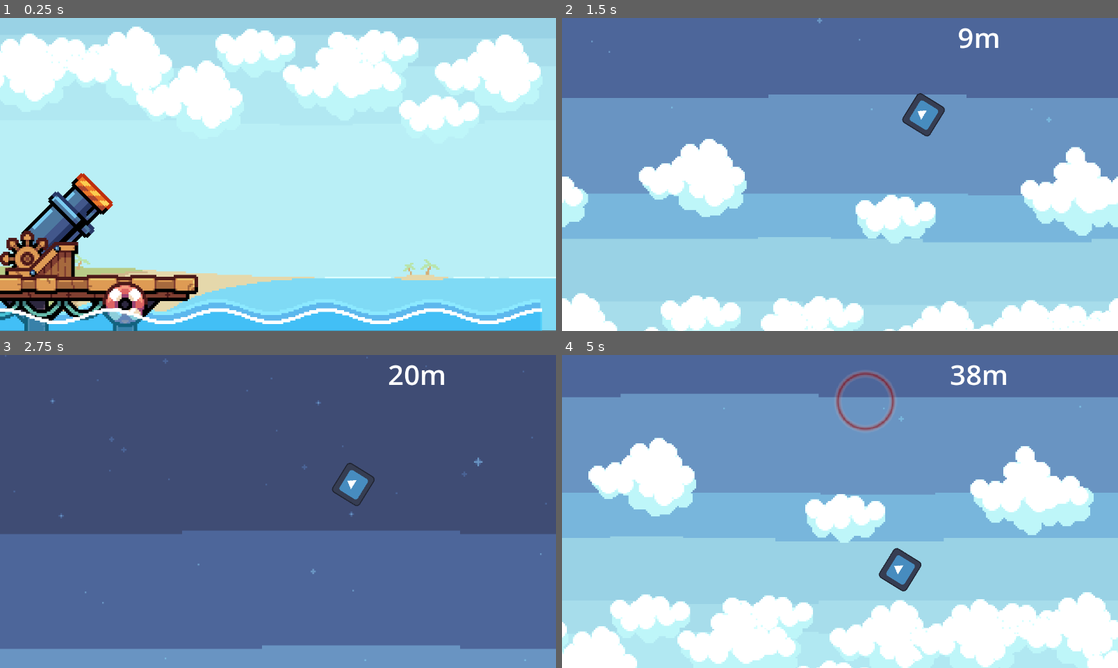
Above: before the commit, frames 1-4 (two rows, left to right).
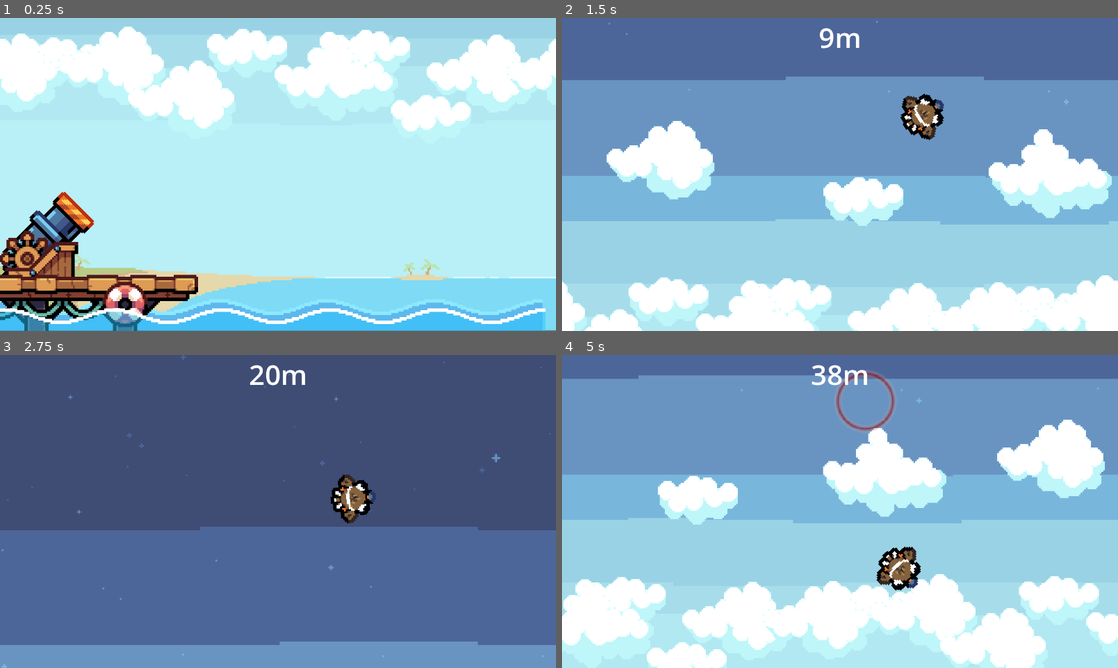
Above: after the commit, the same moments.

Repository: FaunaPolaris/BirdGameJam-Legado
Game: Godot game, scene res://canonGame/level/level.tscn
The game is run twice, just before and just after one commit, with the same random seed, the same clock (stepped at 60 frames per second) and the same inputs. This scene is started directly instead of the project's main scene. The engine's default icon, where the game draws it, is replaced by a stand-in: a white triangle on a blue panel in a dark square.
Inputs:
- Up to frame 1 (0.25 s): no input
- Up to frame 2 (1.5 s): tap Enter (ui_accept) at 0.5, 0.6, 0.77, 1.07, 1.35 s; hold Right (ui_right) 0.53-1.28 s; hold Down (ui_down) from 1.28 s (still down)
- Up to frame 3 (2.75 s): tap Enter (ui_accept) at 1.52, 1.82, 2.1 s; release Down (ui_down) at 2.03 s; hold Right (ui_right) from 2.03 s (still down)
- Up to frame 4 (5 s): release Right (ui_right) at 2.78 s; hold Up (ui_up) 2.78-3.53 s; tap Enter (ui_accept) at 2.85, 3.02, 3.32, 3.6, 3.77, 4.07, 4.35, 4.52, 4.82 s; hold Left (ui_left) from 3.53 s (still down)

The runs differ from the first frame. In frame 1, 8.2% of the frame differs, in the area x 0-100%, y 2-100%; in frame 2, 33%; in frame 3, 4.0%; in frame 4, 43%, in the area x 0-100%, y 3-100%.

Commit message:
shot angle

Diff:
--- a/canonGame/canon/canon.gd
+++ b/canonGame/canon/canon.gd
@@ -8,7 +8,6 @@
 var	has_shot		: bool = false
 
 func _process(delta : float):
-	pass
 	if Input.is_action_pressed("ui_up") and $mouth.global_rotation_degrees > min_angle:
 		$mouth.global_rotation_degrees -= canon_speed * delta
 		$CannonWheel.global_rotation_degrees += canon_speed * delta
@@ -17,6 +16,7 @@
 		$CannonWheel.global_rotation_degrees -= canon_speed * delta
 	if Input.is_action_just_pressed("ui_accept") and !has_shot:
 		var new_main = main_character.instantiate()
+		$animation.play("shot")
 		has_shot = true
 		new_main.position = $mouth/tip.global_position
 		new_main.original_pos = new_main.position
--- a/canonGame/canon/canon.tscn
+++ b/canonGame/canon/canon.tscn
@@ -1,10 +1,46 @@
-[gd_scene load_steps=6 format=3 uid="uid://t52keyqcvf2n"]
+[gd_scene load_steps=9 format=3 uid="uid://t52keyqcvf2n"]
 
 [ext_resource type="Script" uid="uid://ddhf1t6f288r3" path="res://canonGame/canon/canon.gd" id="1_6b8qj"]
 [ext_resource type="Texture2D" uid="uid://cjp7hk386746m" path="res://textures/cannon/cannon.png" id="2_r4el3"]
 [ext_resource type="Texture2D" uid="uid://dab0lvw617j4a" path="res://textures/cannon/cannon_wheel.png" id="3_r4el3"]
 [ext_resource type="Texture2D" uid="uid://cp6hswjsd5bsg" path="res://textures/cannon/cannon_base.png" id="4_5kyjt"]
 [ext_resource type="Texture2D" uid="uid://pmdi7vsru3x1" path="res://textures/cannon/dock.png" id="5_fymf5"]
+
+[sub_resource type="Animation" id="Animation_r4el3"]
+resource_name = "shot"
+tracks/0/type = "value"
+tracks/0/imported = false
+tracks/0/enabled = true
+tracks/0/path = NodePath("mouth:scale")
+tracks/0/interp = 1
+tracks/0/loop_wrap = true
+tracks/0/keys = {
+"times": PackedFloat32Array(0.466667, 0.733333),
+"transitions": PackedFloat32Array(1, 1),
+"update": 0,
+"values": [Vector2(4.5, 4.5), Vector2(4, 4)]
+}
+
+[sub_resource type="Animation" id="Animation_5kyjt"]
+length = 0.001
+tracks/0/type = "value"
+tracks/0/imported = false
+tracks/0/enabled = true
+tracks/0/path = NodePath("mouth:scale")
+tracks/0/interp = 1
+tracks/0/loop_wrap = true
+tracks/0/keys = {
+"times": PackedFloat32Array(0),
+"transitions": PackedFloat32Array(1),
+"update": 0,
+"values": [Vector2(4, 4)]
+}
+
+[sub_resource type="AnimationLibrary" id="AnimationLibrary_fymf5"]
+_data = {
+&"RESET": SubResource("Animation_5kyjt"),
+&"shot": SubResource("Animation_r4el3")
+}
 
 [node name="canon" type="Node2D"]
 texture_filter = 1
@@ -15,10 +51,10 @@
 rotation = 0.785398
 scale = Vector2(4, 4)
 texture = ExtResource("2_r4el3")
-offset = Vector2(0, -26.7875)
+offset = Vector2(-0.0245452, -11.5343)
 
 [node name="tip" type="Node2D" parent="mouth"]
-position = Vector2(0, -56)
+position = Vector2(0.176776, -41.5425)
 scale = Vector2(4, 4)
 skew = -0.0512058
 
@@ -36,3 +72,8 @@
 position = Vector2(228, 78)
 scale = Vector2(4, 4)
 texture = ExtResource("5_fymf5")
+
+[node name="animation" type="AnimationPlayer" parent="."]
+libraries = {
+&"": SubResource("AnimationLibrary_fymf5")
+}
--- a/canonGame/distanceCounter/distance_counter.tscn
+++ b/canonGame/distanceCounter/distance_counter.tscn
@@ -9,9 +9,9 @@
 script = ExtResource("1_6xkdt")
 
 [node name="Label" type="Label" parent="."]
-custom_minimum_size = Vector2(1920, 0)
-offset_right = 1909.0
-offset_bottom = 23.0
+custom_minimum_size = Vector2(1280, 0)
+offset_right = 1280.0
+offset_bottom = 88.0
 text = "000000 m"
 label_settings = SubResource("LabelSettings_vlbcd")
 horizontal_alignment = 1
--- a/canonGame/level/level.tscn
+++ b/canonGame/level/level.tscn
@@ -30,7 +30,7 @@
 [node name="clouds" type="Parallax2D" parent="."]
 texture_filter = 1
 repeat_size = Vector2(1280, 0)
-autoscroll = Vector2(64, 0)
+autoscroll = Vector2(-12, 0)
 repeat_times = 2
 
 [node name="CloudFront1" type="Sprite2D" parent="clouds"]
@@ -96,7 +96,7 @@
 [node name="waveBack" type="Parallax2D" parent="."]
 scroll_offset = Vector2(1, -1)
 repeat_size = Vector2(1240, 0)
-autoscroll = Vector2(12, 0)
+autoscroll = Vector2(32, 0)
 repeat_times = 2
 
 [node name="WaveBack" type="Sprite2D" parent="waveBack"]
@@ -108,7 +108,7 @@
 
 [node name="waveFront" type="Parallax2D" parent="."]
 repeat_size = Vector2(1240, 0)
-autoscroll = Vector2(32, 0)
+autoscroll = Vector2(64, 0)
 repeat_times = 2
 
 [node name="WaveFront" type="Sprite2D" parent="waveFront"]
--- a/canonGame/mainCharacter/main_character.gd
+++ b/canonGame/mainCharacter/main_character.gd
@@ -8,9 +8,12 @@
 	Global.distance = (global_position.x - original_pos.x) / 100
 	Global.position = global_position
 	$distanceCounter.setDistance(Global.distance)
+	if linear_velocity.length() > 10:
+		$art.rotation = linear_velocity.angle() + deg_to_rad(90)
+		if $art.rotation > 90.20:
+			$art.rotation = 90.20
 
 func	_ready() -> void:
-	rotation = supposed_rotation
 	apply_impulse(Vector2(1500, 0).rotated(deg_to_rad(supposed_rotation)), original_pos - position)
 
 func	impulse(forcex, forcey):
--- a/canonGame/mainCharacter/main_character.tscn
+++ b/canonGame/mainCharacter/main_character.tscn
@@ -1,7 +1,7 @@
 [gd_scene load_steps=5 format=3 uid="uid://c5xl5nd4ofm1d"]
 
 [ext_resource type="Script" uid="uid://cadcfd4beb3wt" path="res://canonGame/mainCharacter/main_character.gd" id="1_exv1e"]
-[ext_resource type="Texture2D" uid="uid://o7vchi5epwkd" path="res://icon.svg" id="2_vedcc"]
+[ext_resource type="Texture2D" uid="uid://hg25lq2ijf4e" path="res://textures/character/batuira.png" id="2_lhhoq"]
 [ext_resource type="PackedScene" uid="uid://ch4no1kmuawrs" path="res://canonGame/distanceCounter/distance_counter.tscn" id="3_lhhoq"]
 
 [sub_resource type="CircleShape2D" id="CircleShape2D_me2vn"]
@@ -10,6 +10,7 @@
 rotation = -0.000905367
 collision_mask = 5
 gravity_scale = 0.4
+lock_rotation = true
 script = ExtResource("1_exv1e")
 
 [node name="collision" type="CollisionShape2D" parent="."]
@@ -18,7 +19,8 @@
 shape = SubResource("CircleShape2D_me2vn")
 
 [node name="art" type="Sprite2D" parent="."]
-scale = Vector2(0.619435, 0.582997)
-texture = ExtResource("2_vedcc")
+texture_filter = 1
+scale = Vector2(4, 4)
+texture = ExtResource("2_lhhoq")
 
 [node name="distanceCounter" parent="." instance=ExtResource("3_lhhoq")]
--- a/shared/title_screen.tscn
+++ b/shared/title_screen.tscn
@@ -32,8 +32,8 @@
 script = ExtResource("1_pl3da")
 
 [node name="Sprite2D" type="Sprite2D" parent="."]
-position = Vector2(962.5, 541)
-scale = Vector2(3.73633, 2.10938)
+position = Vector2(640, 362.5)
+scale = Vector2(2.47656, 1.41211)
 texture = SubResource("NoiseTexture2D_lgygr")
 
 [node name="box" type="VBoxContainer" parent="."]
@@ -43,7 +43,7 @@
 theme_override_constants/separation = 128
 
 [node name="title" type="Label" parent="box"]
-custom_minimum_size = Vector2(1920, 420)
+custom_minimum_size = Vector2(1280, 420)
 layout_mode = 2
 text = "Title"
 label_settings = SubResource("LabelSettings_llf2v")
